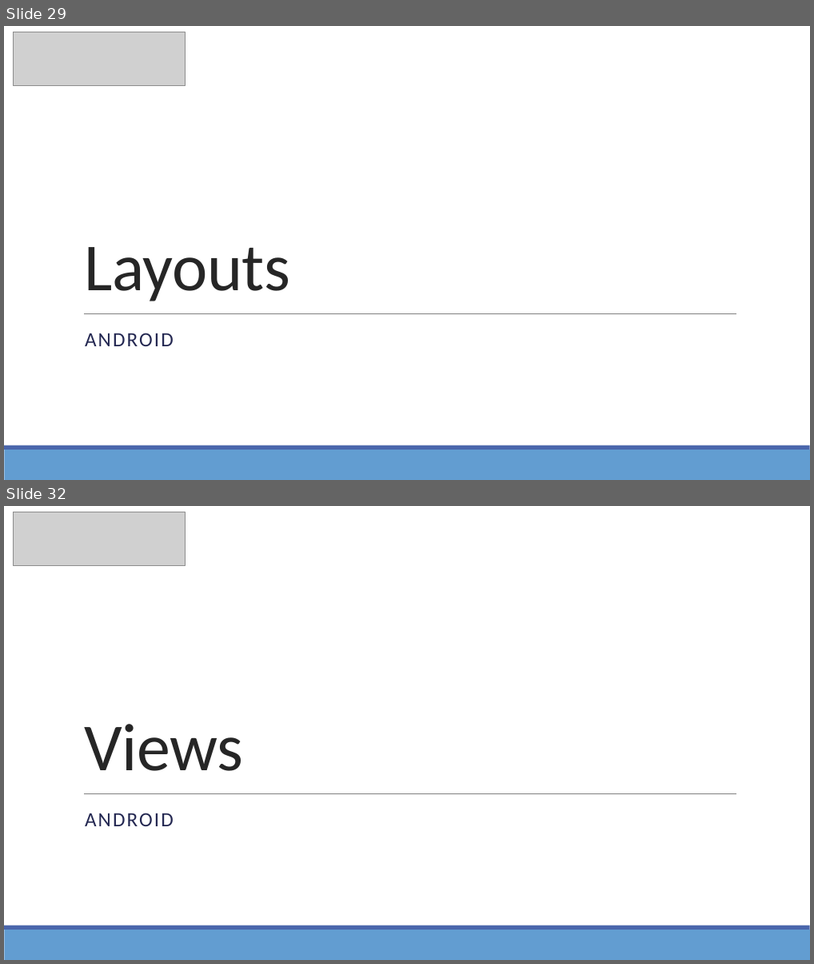
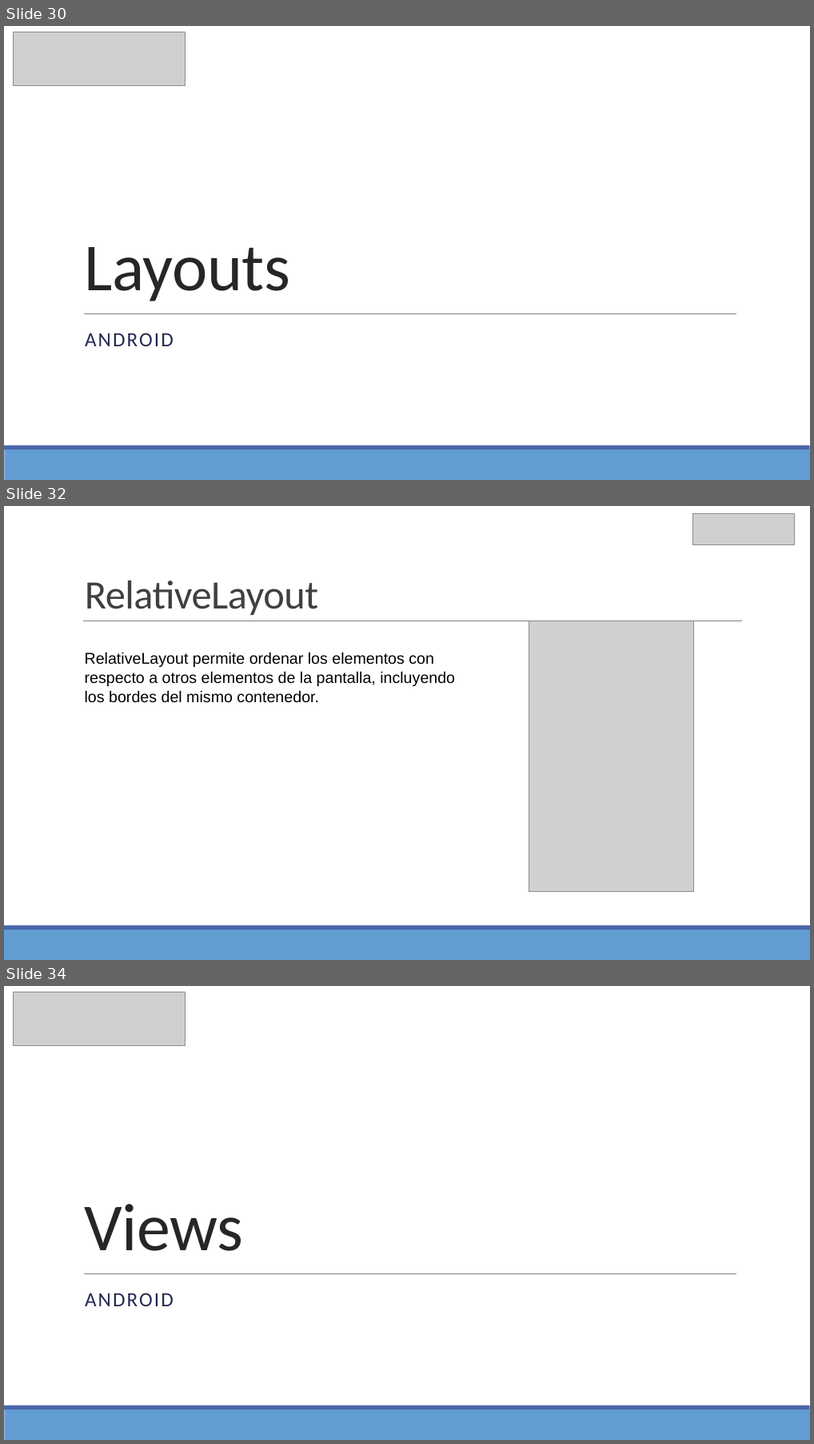
Before and after one commit to Domiciano/AppMoviles192, a slide deck: Clase1/Clase 1.pptx. Shown one above the other, each under a label of ours: slides 29 and 32 before the commit, slides 30, 32 and 34 after it; the slides between them are not shown. The pictures are 814x964 and 814x1444 pixels, drawn with LibreOffice and Linux fonts; fonts in the diff are those of the drawing; grey boxes stand for pictures. Boxes give left, top, right and bottom in pixels: in the first picture for what was removed or moved away, otherwise in the second. Text is boxed around its words. In the diff, an @@ line names an element or a change of style, - is before the commit and + after.

```diff
--- a/Clase1/Clase 1.pptx
+++ b/Clase1/Clase 1.pptx
@@ slide 32 added at [4, 506, 810, 960], background #FFFFFF; not listed: 2 template elements that a slide beside it also shows @@
@@ picture added at [693, 513, 794, 544] @@
@@ title added at [85, 580, 318, 615], 36 pt, text #404040 @@
+RelativeLayout
@@ line added from (83, 621) to (742, 621), #808080 0.5 pt @@
@@ picture added at [529, 621, 694, 892] @@
@@ text added at [85, 652, 455, 703], 14 pt, text #000000 @@
+RelativeLayout permite ordenar los elementos con respecto a otros elementos de la pantalla, incluyendo los bordes del mismo contenedor.
@@ what was slide 29 is now slide 30 @@
@@ what was slide 32 is now slide 34 @@
```
Also in this commit, not shown: 3 slides changed, 2 other slides added, 2 slides removed, 3 other files.
